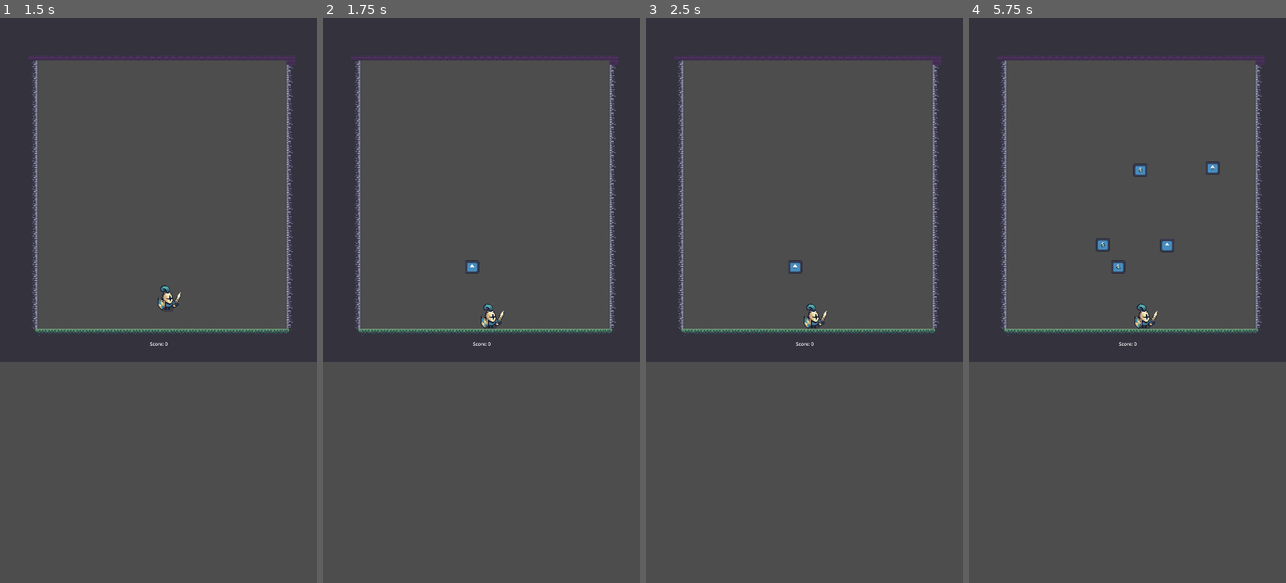
Above: before the commit, frames 1-4 (left to right).
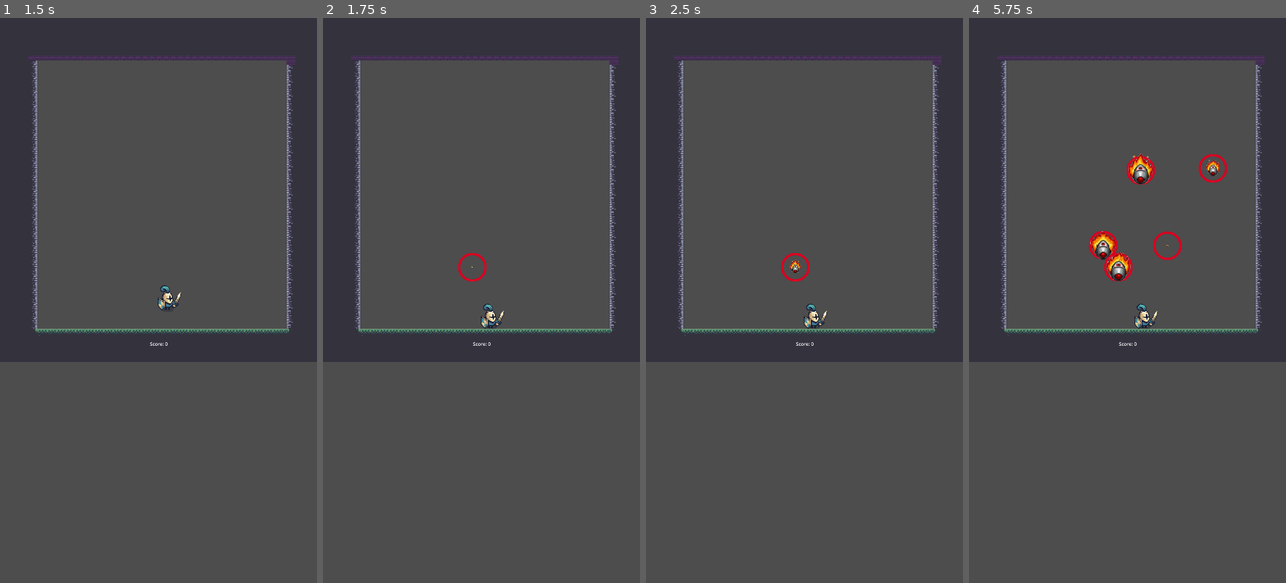
Above: after the commit, the same moments.

Repository: GuanxunChen/Mini-Game
Game: Godot game, scene res://scenes/main.tscn
Same seed, same stepped clock (60 frames per second), same inputs: the game is played once before the commit and once after it. The engine's default icon, where the game draws it, is replaced by a stand-in: a white triangle on a blue panel in a dark square.
Inputs (mouse positions are in pixels of both pictures, inside the frame that each line leads up to):
- Up to frame 1 (1.5 s): click "Start Game" at 0.5 s; move the mouse to (228, 272) at 1.27 s; click (228, 272) at 1.42 s
- Up to frame 2 (1.75 s): no input
- Up to frame 3 (2.5 s): tap Enter at 2 s; drag from (741, 328) to (794, 266) at 2.02 s
- Up to frame 4 (5.75 s): move the mouse to (1159, 176) at 2.77 s; click (1159, 176) at 2.92 s; drag from (1111, 413) to (1102, 244) at 3.52 s; move the mouse to (1222, 385) at 4.27 s; click (1222, 385) at 4.42 s; drag from (1032, 215) to (1140, 170) at 5.02 s

Frame 1 is identical in both runs. In frame 2, 0.2% of the frame differs, in the area x 42-52%, y 41-47%; in frame 3, 0.2%; in frame 4, 1.5%, in the area x 37-82%, y 24-47%.

Commit message:
updated targeting

Diff:
--- a/scenes/missile.tscn
+++ b/scenes/missile.tscn
@@ -1,22 +1,68 @@
-[gd_scene load_steps=5 format=3 uid="uid://glo36s8jh80q"]
+[gd_scene load_steps=8 format=3 uid="uid://glo36s8jh80q"]
 
 [ext_resource type="Script" uid="uid://bwppi8175602x" path="res://scripts/missile.gd" id="1_8go28"]
-[ext_resource type="Texture2D" uid="uid://cs75b6jypofpd" path="res://icon.svg" id="2_35udt"]
-[ext_resource type="Texture2D" uid="uid://c72074lr5hx2o" path="res://assets/sprites/Missle.png" id="2_ohnc3"]
+[ext_resource type="Texture2D" uid="uid://bp3kd34jp1a31" path="res://assets/sprites/targeting.png" id="2_35udt"]
+[ext_resource type="Texture2D" uid="uid://cjkjwovvwgjp5" path="res://assets/sprites/ROCKET.png" id="3_35udt"]
 
 [sub_resource type="CircleShape2D" id="CircleShape2D_1ifrg"]
+
+[sub_resource type="Animation" id="Animation_35udt"]
+resource_name = "Missle_Flying"
+length = 0.6
+loop_mode = 1
+step = 0.33333334
+tracks/0/type = "value"
+tracks/0/imported = false
+tracks/0/enabled = true
+tracks/0/path = NodePath("Missile:frame")
+tracks/0/interp = 1
+tracks/0/loop_wrap = true
+tracks/0/keys = {
+"times": PackedFloat32Array(0, 0.1, 0.2, 0.3, 0.4, 0.5),
+"transitions": PackedFloat32Array(1, 1, 1, 1, 1, 1),
+"update": 1,
+"values": [0, 1, 2, 3, 4, 5]
+}
+
+[sub_resource type="Animation" id="Animation_2swxv"]
+length = 0.001
+tracks/0/type = "value"
+tracks/0/imported = false
+tracks/0/enabled = true
+tracks/0/path = NodePath("Missile:frame")
+tracks/0/interp = 1
+tracks/0/loop_wrap = true
+tracks/0/keys = {
+"times": PackedFloat32Array(0),
+"transitions": PackedFloat32Array(1),
+"update": 1,
+"values": [0]
+}
+
+[sub_resource type="AnimationLibrary" id="AnimationLibrary_bd00w"]
+_data = {
+&"Missle_Flying": SubResource("Animation_35udt"),
+&"RESET": SubResource("Animation_2swxv")
+}
 
 [node name="Area2D" type="Area2D"]
 script = ExtResource("1_8go28")
 
 [node name="RedCircle" type="Sprite2D" parent="."]
-position = Vector2(-1.0000038, -0.9999962)
-scale = Vector2(0.375, 0.3515625)
 texture = ExtResource("2_35udt")
+hframes = 3
 
 [node name="Missile" type="Sprite2D" parent="."]
-position = Vector2(-2, 4)
-texture = ExtResource("2_ohnc3")
+texture_filter = 1
+texture_repeat = 2
+texture = ExtResource("3_35udt")
+hframes = 3
+vframes = 2
 
 [node name="CollisionShape2D" type="CollisionShape2D" parent="."]
 shape = SubResource("CircleShape2D_1ifrg")
+
+[node name="AnimationPlayer" type="AnimationPlayer" parent="."]
+libraries = {
+&"": SubResource("AnimationLibrary_bd00w")
+}
--- a/scripts/missile.gd
+++ b/scripts/missile.gd
@@ -3,8 +3,7 @@
 signal destroyed(missile)
 signal exploded(missile)
 
-@export var grow_speed := 0.4        # 导弹放大速度
-@export var red_radius := 50.0       # 红圈固定大小
+@export var grow_speed := 0.4*3        # 导弹放大速度
 @export var destroy_timeout := 5.0   # 可击破后倒计时秒数
 
 var active := false                   # 是否进入可击破状态
@@ -12,26 +11,34 @@
 
 @onready var missile_sprite := $Missile
 @onready var red_circle := $RedCircle
-
+@onready var collision_shape := $CollisionShape2D
+@onready var animation_player := $AnimationPlayer
 func _ready():
 	if missile_sprite == null or red_circle == null:
 		push_error("Missile scene structure incorrect!")
 		return
 
 	# 初始化导弹
+	set_red_circle_size()
 	missile_sprite.scale = Vector2.ZERO
-	red_circle.visible = true
-
 	monitoring = true
 	monitorable = true
 
+	animation_player.play("Missle_Flying")
+#	print("missle:")
+#	print((missile_sprite.texture.get_size().x * missile_sprite.scale.x) * 0.5)
+#	print(missile_sprite.texture.get_size().x)
+#	print(missile_sprite.scale.x)
+#	print("red_circle")
+#	print((red_circle.texture.get_size().x * red_circle.scale.x) * 0.5)
+#	print(red_circle.texture.get_size().x)
+#	print(red_circle.scale.x)
 	# 连接 Area2D 碰撞信号
 	connect("body_entered", Callable(self, "_on_body_entered"))
 
 func _process(delta):
 	if not active:
 		grow_missile(delta)
-		check_enter_active_state()
 	else:
 		active_timer += delta
 		if active_timer >= destroy_timeout:
@@ -39,17 +46,38 @@
 
 func grow_missile(delta):
 	missile_sprite.scale += Vector2.ONE * grow_speed * delta
+	check_enter_active_state()
 
 func check_enter_active_state():
 	var missile_radius = get_sprite_radius(missile_sprite)
 	var red_radius = get_sprite_radius(red_circle)
+#	print("radius:")
+#	print(missile_radius)
+#	print(red_radius)
+	if red_radius <= missile_radius:#/2是因为原图只占据了64像素的一部分
+		enter_active_state()
 
-	if missile_radius >= red_radius:
-		enter_active_state()
+func set_red_circle_size():
+	var viewport_width = get_viewport_rect().size.x
+#	print("viewport:")
+#	print(viewport_width)
+
+	var target_radius = viewport_width / 15.0
+#	print("target_radius:")
+#	print(target_radius)
+
+	var texture_width = red_circle.texture.get_size().x/3
+#	print("text_width:")
+#	print(texture_width)
+
+	var scale_value = (target_radius * 2.0) / texture_width
+#	print("scale:")
+#	print(scale_value)
+	red_circle.scale = Vector2.ONE * scale_value
+	collision_shape.shape.radius = float(target_radius)
 
 func get_sprite_radius(sprite: Sprite2D) -> float:
 	var tex_size = sprite.texture.get_size()
-	# 用 X 即可，假设正圆
 	return (tex_size.x * sprite.scale.x) * 0.5
 
 func enter_active_state():
Binary file added: assets/sprites/ROCKET.png
Not shown, added: assets/sprites/ROCKET.png.import
Binary file added: assets/sprites/targeting.png
Not shown, added: assets/sprites/targeting.png.import
Not shown, added: scenes/missile.tscn11674485262.tmp
